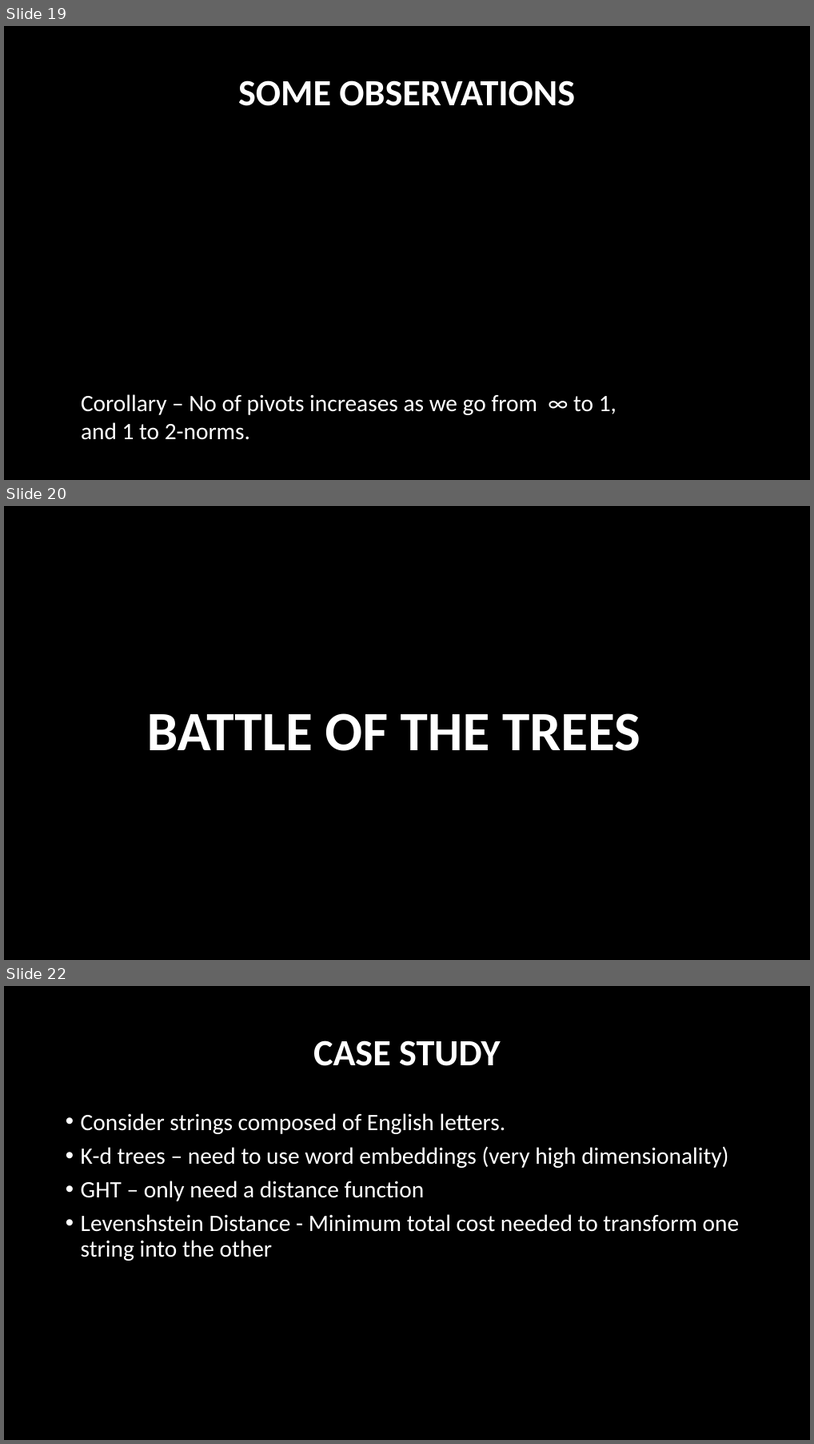
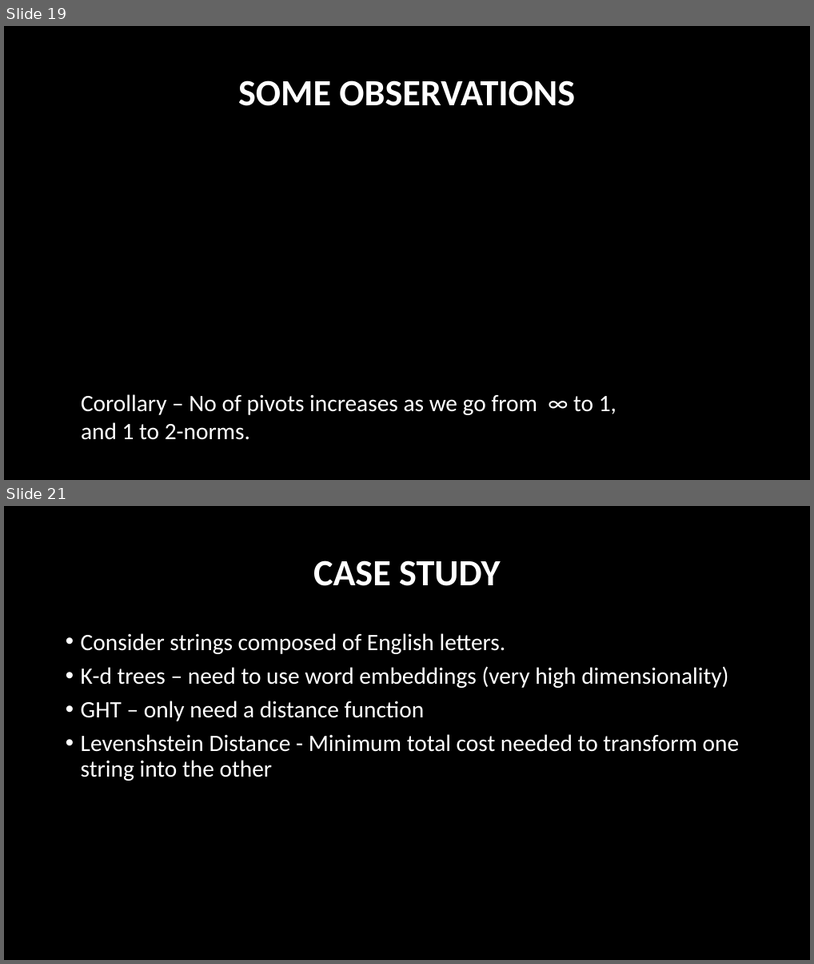
Before and after one commit to saranshikens/Searching-in-Metric-Spaces, a slide deck: Generalised_Hyperplane_Trees/Searching in Metric Spaces.pptx. Shown one above the other, each under a label of ours: slides 19, 20 and 22 before the commit, slides 19 and 21 after it; the slides between them are not shown. The pictures are 814x1444 and 814x964 pixels, drawn with LibreOffice and Linux fonts; fonts in the diff are those of the drawing; grey boxes stand for pictures. Boxes give left, top, right and bottom in pixels: in the first picture for what was removed or moved away, otherwise in the second. Text is boxed around its words. In the diff, an @@ line names an element or a change of style, - is before the commit and + after.

```diff
--- a/Generalised_Hyperplane_Trees/Searching in Metric Spaces.pptx
+++ b/Generalised_Hyperplane_Trees/Searching in Metric Spaces.pptx
@@ slide 20 removed at (4,506,810,960), background #000000 @@
@@ title removed at (147,713,641,751) @@
-BATTLE OF THE TREES
@@ what was slide 22 is now slide 21 @@
```
Also in this commit, not shown: 1 slide changed, 1 other slide removed.
